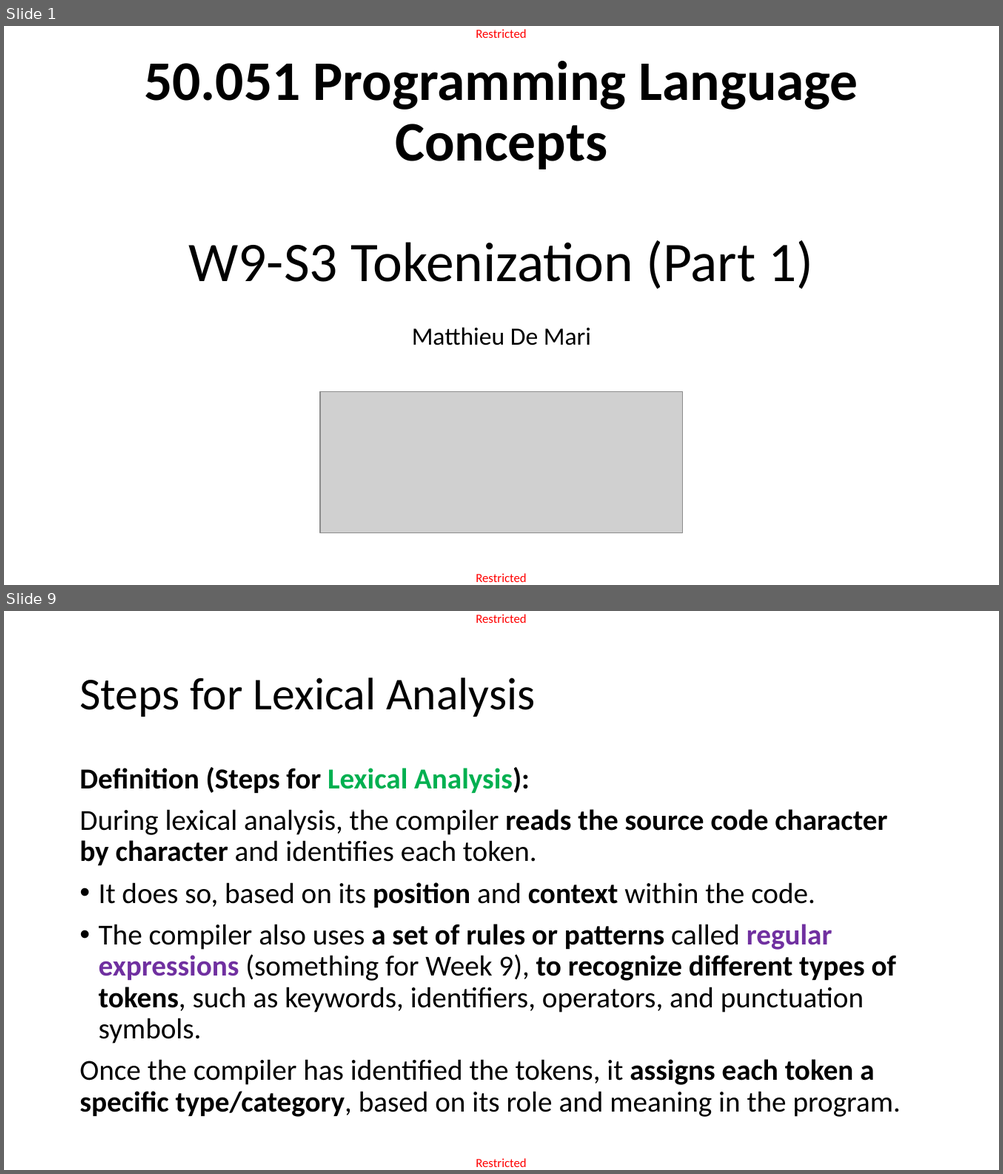
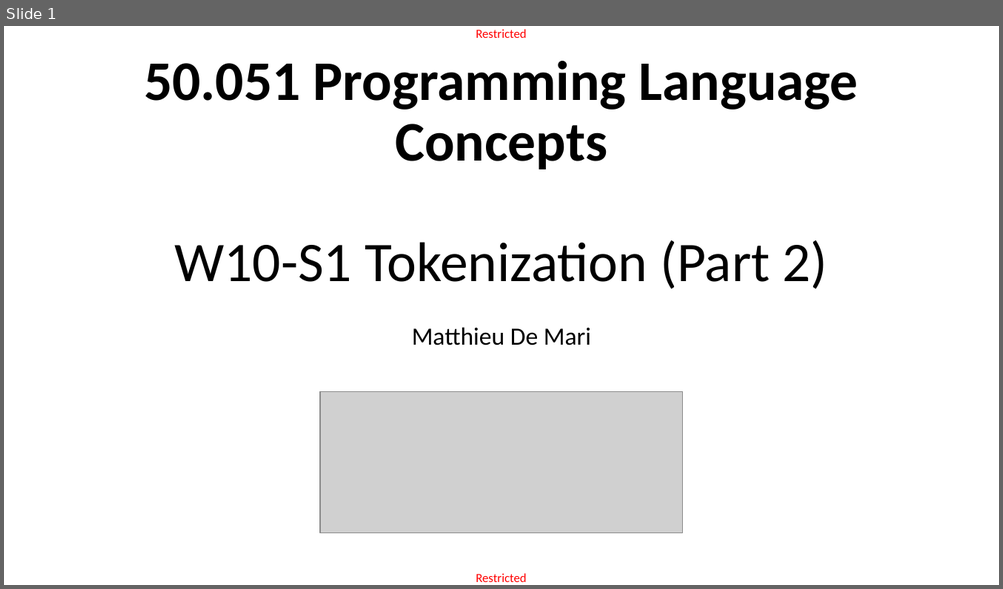
Before and after one commit to matthieudemari/SUTD_PLC_50_051, a slide deck: W10/W10S1/W10S1.pptx. Shown one above the other, each under a label of ours: slides 1 and 9 before the commit, slide 1 after it; the slides between them are not shown. The pictures are 1003x1174 and 1003x589 pixels, drawn with LibreOffice and Linux fonts; fonts in the diff are those of the drawing; grey boxes stand for pictures. Boxes give left, top, right and bottom in pixels: in the first picture for what was removed or moved away, otherwise in the second. Text is boxed around its words. In the diff, an @@ line names an element or a change of style, - is before the commit and + after.

Commit message:
Continued working on Tokenization for W10S1.

```diff
--- a/W10/W10S1/W10S1.pptx
+++ b/W10/W10S1/W10S1.pptx
@@ slide 9 removed at (4,611,999,1170), background #FFFFFF; not listed: 2 template elements that a slide beside it also shows @@
@@ title removed at (79,678,535,717) @@
-Steps for Lexical Analysis
@@ text removed at (79,767,900,1117) @@
-Definition (Steps for Lexical Analysis):
-During lexical analysis, the compiler reads the source code character by character and identifies each token.
-• It does so, based on its position and context within the code.
-• The compiler also uses a set of rules or patterns called regular expressions (something for Week 9), to recognize different types of tokens, such as keywords, identifiers, operators, and punctuation symbols.
-Once the compiler has identified the tokens, it assigns each token a specific type/category, based on its role and meaning in the program.
@@ slide 1 changed as well @@
@@ title at (144,61,858,289): text changed @@
-50.051 Programming Language Concepts
-W9-S3 Tokenization (Part 1)
+50.051 Programming Language Concepts
+W10-S1 Tokenization (Part 2)
```
Also in this commit, not shown: 4 slides added, 46 other slides removed, 4 other files.
